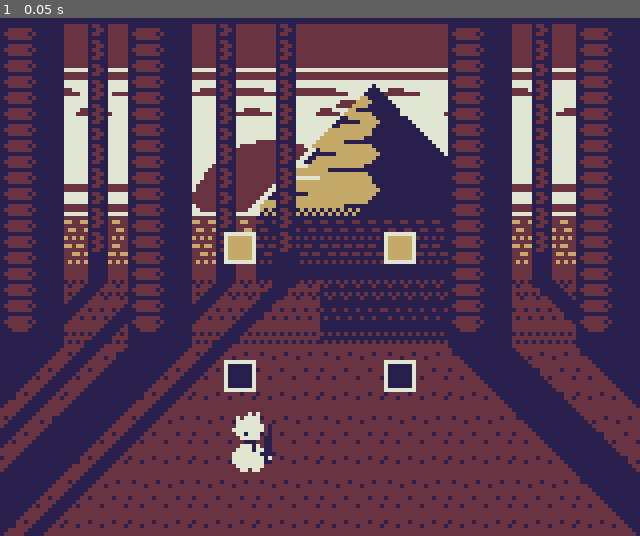
Above: before the commit, frame 1.
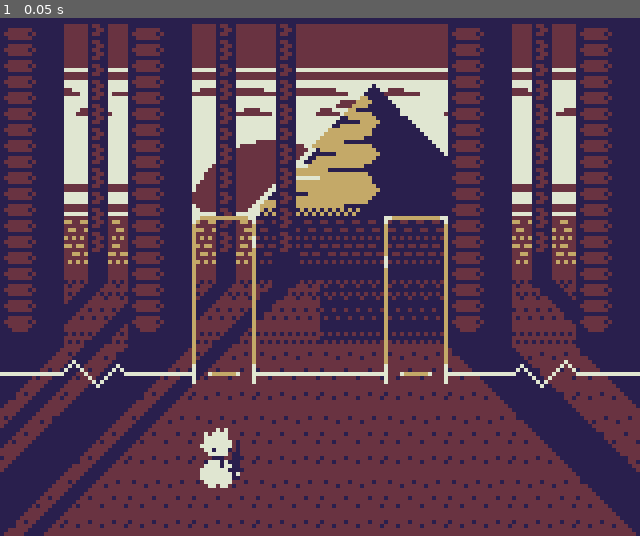
Above: after the commit, the same moment.

Repository: vakkiri/sunsetvibrations
Game: Godot game, scene res://Scenes/BattleScene.tscn
Two runs of this game, one before a commit and one after it. Both use one fixed random seed, a clock stepped at 60 frames per second and the inputs below. This scene is started directly instead of the project's main scene. Sound files missing from this copy of the repository are replaced by a short silence.
Inputs:
- Up to frame 1 (0.05 s): no input

The runs differ from the first frame. In frame 1, 3.5% of the frame differs, in the area x 0-100%, y 38-91%.
Error before the commit: Invalid get index 'visible' (on base: 'Nil'). (res://Scenes/BattleScene.gd:106)
Error after the commit: Invalid get index 'visible' (on base: 'Nil'). (res://Scenes/BattleScene.gd:120)

Commit message:
Combat updates

Diff:
--- a/Scenes/Arrow.gd
+++ b/Scenes/Arrow.gd
@@ -15,6 +15,7 @@
 
 var hit_range = 0.075
 var crit_range = 0.04
+var spam_range = 0.25
 
 const FRAMES = {
 	"DOWN": 0,
@@ -38,9 +39,15 @@
 	time = 0.0
 	start_y = position.y
 
+func cancel():
+	attack_blocked = true
+	kill()
+
 func kill():
 	if key in ["A", "B"]:
 		get_parent().monster_attack(attack_blocked)
+	elif not attack_blocked:
+		get_parent().miss()
 	queue_free()
 
 func distance() -> float:
@@ -53,21 +60,27 @@
 	return distance() < hit_range
 
 func _process(delta):
-	if active():
-		if (
-			(Input.is_action_just_pressed("ui_up") and key == "UP") or
-			(Input.is_action_just_pressed("ui_down") and key == "DOWN") or
-			(Input.is_action_just_pressed("ui_left") and key == "LEFT") or
-			(Input.is_action_just_pressed("ui_right") and key == "RIGHT")
-		):
+	if (
+		(Input.is_action_just_pressed("ui_up") and key == "UP") or
+		(Input.is_action_just_pressed("ui_down") and key == "DOWN") or
+		(Input.is_action_just_pressed("ui_left") and key == "LEFT") or
+		(Input.is_action_just_pressed("ui_right") and key == "RIGHT")
+	):
+		if active():
+			attack_blocked = true
 			if crit():
 				get_parent().score(true)
 			else:
 				get_parent().score(false)
-		if (
-			(Input.is_action_just_pressed("a") and key == "A") or
-			(Input.is_action_just_pressed("b") and key == "B")
-		):
+			kill()
+		elif distance() < spam_range:
+			get_parent().miss()
+			kill()
+	if (
+		(Input.is_action_just_pressed("a") and key == "A") or
+		(Input.is_action_just_pressed("b") and key == "B")
+	):
+		if active():
 			attack_blocked = true
 			get_parent().block()
 			kill()
--- a/Scenes/Arrow.tscn
+++ b/Scenes/Arrow.tscn
@@ -35,7 +35,9 @@
 "speed": 5.0
 } ]
 
-[node name="Arrow" type="Node2D"]
+[node name="Arrow" type="Node2D" groups=[
+"arrow",
+]]
 script = ExtResource( 2 )
 
 [node name="AnimatedSprite" type="AnimatedSprite" parent="."]
--- a/Scenes/BattleScene.gd
+++ b/Scenes/BattleScene.gd
@@ -4,6 +4,7 @@
 const ARROW = preload("res://Scenes/Arrow.tscn")
 const SCARECROW = preload("res://Scenes/ScarecrowMonster.tscn")
 const SLIME = preload("res://Scenes/Monsters/Slime.tscn")
+const TRANSITION = preload("res://Scenes/Victory.tscn")
 var bpm
 var beat_seconds
 var next_beat
@@ -15,6 +16,10 @@
 var crit_ratio = 2.0
 var song = null
 var monster
+var end_delay = 2.0
+var end_timer = end_delay
+var finished = false
+var combo = 0
 
 func set_bpm(new_bpm: float):
 	var seconds_per_beat = 60.0 / new_bpm
@@ -32,7 +37,7 @@
 		monster = SCARECROW.instance()
 	elif monster_type == "slime":
 		monster = SLIME.instance()
-	monster.position = Vector2(100, 120)
+	monster.position = Vector2(103, 124)
 	add_child(monster)
 
 func start():
@@ -67,15 +72,24 @@
 	add_child(arrow)
 
 func kill_monster():
-	get_node("/root/GameState").add_xp(monster.xp)
+	# note to reader: this used to be where you get XP
+	pass
+
+func miss():
+	combo = 0
 
 func score(crit):
 	$Player.playing = true
 	$Player.frame = 0
 	var damage = get_node("/root/GameState").player_attack
+	var xp = (combo * 2) + 1
 	if crit:
 		damage *= crit_ratio
+		xp *= 2
+	get_node("/root/GameState").add_xp(xp)
 	monster.hit(damage)
+	if combo < 5:
+		combo += 1
 
 func block():
 	$BattleMessage.block()
@@ -121,5 +135,16 @@
 				_spawn_arrow()
 
 		var active_arrow = "NONE"
-	else:
-		end_battle()
+	elif not finished:
+		$Player.playing = true
+		$Player.animation = "victory"
+		if end_timer == end_delay:
+			for child in get_children():
+				if child.is_in_group("arrow"):
+					child.cancel()
+
+		end_timer -= delta
+		if end_timer <= 0:
+			finished = true
+			var transition = TRANSITION.instance()
+			get_parent().add_child(transition)
--- a/Scenes/BattleScene.tscn
+++ b/Scenes/BattleScene.tscn
@@ -11,30 +11,43 @@
 
 [sub_resource type="AtlasTexture" id=1]
 atlas = ExtResource( 5 )
-region = Rect2( 0, 16, 16, 16 )
+region = Rect2( 0, 0, 16, 16 )
 
 [sub_resource type="AtlasTexture" id=2]
 atlas = ExtResource( 5 )
-region = Rect2( 16, 16, 16, 16 )
+region = Rect2( 16, 0, 16, 16 )
+
+[sub_resource type="AtlasTexture" id=6]
+atlas = ExtResource( 5 )
+region = Rect2( 0, 80, 16, 16 )
+
+[sub_resource type="AtlasTexture" id=7]
+atlas = ExtResource( 5 )
+region = Rect2( 16, 80, 16, 16 )
 
 [sub_resource type="AtlasTexture" id=3]
 atlas = ExtResource( 5 )
-region = Rect2( 0, 0, 16, 16 )
+region = Rect2( 0, 16, 16, 16 )
 
 [sub_resource type="AtlasTexture" id=4]
 atlas = ExtResource( 5 )
-region = Rect2( 16, 0, 16, 16 )
+region = Rect2( 16, 16, 16, 16 )
 
 [sub_resource type="SpriteFrames" id=5]
 animations = [ {
-"frames": [ SubResource( 1 ), SubResource( 2 ) ],
+"frames": [ SubResource( 1 ), SubResource( 2 ), SubResource( 1 ) ],
+"loop": false,
+"name": "attack",
+"speed": 5.0
+}, {
+"frames": [ SubResource( 6 ), SubResource( 7 ) ],
+"loop": true,
+"name": "victory",
+"speed": 5.0
+}, {
+"frames": [ SubResource( 3 ), SubResource( 4 ) ],
 "loop": true,
 "name": "idle",
-"speed": 5.0
-}, {
-"frames": [ SubResource( 3 ), SubResource( 4 ), SubResource( 3 ) ],
-"loop": false,
-"name": "attack",
 "speed": 5.0
 } ]
 
@@ -56,12 +69,15 @@
 stream = ExtResource( 8 )
 
 [node name="PlayerArrowBox" parent="." instance=ExtResource( 4 )]
-position = Vector2( 56, 100 )
+visible = false
+position = Vector2( 52, 100 )
 
 [node name="MonsterArrowBox" parent="." instance=ExtResource( 4 )]
-position = Vector2( 96, 100 )
+visible = false
+position = Vector2( 100, 100 )
 
 [node name="TextureRect2" type="TextureRect" parent="."]
+visible = false
 margin_left = 56.0
 margin_top = 68.0
 margin_right = 96.0
@@ -72,6 +88,7 @@
 }
 
 [node name="TextureRect3" type="TextureRect" parent="."]
+visible = false
 margin_left = 96.0
 margin_top = 68.0
 margin_right = 136.0
@@ -82,9 +99,9 @@
 }
 
 [node name="Player" type="AnimatedSprite" parent="."]
-position = Vector2( 64, 120 )
+position = Vector2( 56, 124 )
 frames = SubResource( 5 )
 animation = "attack"
 
 [node name="BattleMessage" parent="." instance=ExtResource( 9 )]
-position = Vector2( 81, 115 )
+position = Vector2( 79, 124 )
--- a/Scenes/Monsters/Slime.tscn
+++ b/Scenes/Monsters/Slime.tscn
@@ -5,38 +5,37 @@
 
 [sub_resource type="AtlasTexture" id=1]
 atlas = ExtResource( 2 )
-region = Rect2( 0, 0, 16, 16 )
+region = Rect2( 0, 16, 16, 16 )
 
 [sub_resource type="AtlasTexture" id=2]
 atlas = ExtResource( 2 )
-region = Rect2( 16, 0, 16, 16 )
+region = Rect2( 16, 16, 16, 16 )
 
 [sub_resource type="AtlasTexture" id=3]
 atlas = ExtResource( 2 )
-region = Rect2( 0, 16, 16, 16 )
+region = Rect2( 0, 0, 16, 16 )
 
 [sub_resource type="AtlasTexture" id=4]
 atlas = ExtResource( 2 )
-region = Rect2( 16, 16, 16, 16 )
+region = Rect2( 16, 0, 16, 16 )
 
 [sub_resource type="SpriteFrames" id=5]
 animations = [ {
 "frames": [ SubResource( 1 ), SubResource( 2 ) ],
 "loop": true,
-"name": "idle",
+"name": "attack",
 "speed": 5.0
 }, {
 "frames": [ SubResource( 3 ), SubResource( 4 ) ],
 "loop": true,
-"name": "attack",
+"name": "idle",
 "speed": 5.0
 } ]
 
 [node name="Monster" instance=ExtResource( 1 )]
-health = 25
+health = 45
 
 [node name="AnimatedSprite" parent="." index="0"]
 frames = SubResource( 5 )
 animation = "attack"
-frame = 1
 playing = true
--- a/Scenes/Overworld.tscn
+++ b/Scenes/Overworld.tscn
@@ -18,40 +18,40 @@
 [sub_resource type="ConvexPolygonShape2D" id=3]
 points = PoolVector2Array( 0, 0, 16, 0, 16, 16, 0, 16 )
 
+[sub_resource type="ConvexPolygonShape2D" id=4]
+points = PoolVector2Array( 0, 0, 16, 0, 16, 16, 0, 16 )
+
+[sub_resource type="ConvexPolygonShape2D" id=5]
+points = PoolVector2Array( 0, 0, 16, 0, 16, 16, 0, 16 )
+
+[sub_resource type="ConvexPolygonShape2D" id=6]
+points = PoolVector2Array( 0, 0, 16, 0, 16, 16, 0, 16 )
+
+[sub_resource type="ConvexPolygonShape2D" id=7]
+points = PoolVector2Array( 0, 0, 16, 0, 16, 16, 0, 16 )
+
+[sub_resource type="ConvexPolygonShape2D" id=8]
+points = PoolVector2Array( 0, 0, 16, 0, 16, 16, 0, 16 )
+
+[sub_resource type="ConvexPolygonShape2D" id=9]
+points = PoolVector2Array( 0, 0, 16, 0, 16, 16, 0, 16 )
+
+[sub_resource type="ConvexPolygonShape2D" id=10]
+points = PoolVector2Array( 0, 0, 16, 0, 16, 16, 0, 16 )
+
+[sub_resource type="ConvexPolygonShape2D" id=11]
+points = PoolVector2Array( 0, 0, 16, 0, 16, 16, 0, 16 )
+
+[sub_resource type="ConvexPolygonShape2D" id=12]
+points = PoolVector2Array( 0, 0, 16, 0, 16, 16, 0, 16 )
+
+[sub_resource type="ConvexPolygonShape2D" id=13]
+points = PoolVector2Array( 0, 0, 16, 0, 16, 16, 0, 16 )
+
 [sub_resource type="ConvexPolygonShape2D" id=14]
 points = PoolVector2Array( 0, 0, 16, 0, 16, 16, 0, 16 )
 
-[sub_resource type="ConvexPolygonShape2D" id=15]
-points = PoolVector2Array( 0, 0, 16, 0, 16, 16, 0, 16 )
-
-[sub_resource type="ConvexPolygonShape2D" id=16]
-points = PoolVector2Array( 0, 0, 16, 0, 16, 16, 0, 16 )
-
-[sub_resource type="ConvexPolygonShape2D" id=4]
-points = PoolVector2Array( 0, 0, 16, 0, 16, 16, 0, 16 )
-
-[sub_resource type="ConvexPolygonShape2D" id=5]
-points = PoolVector2Array( 0, 0, 16, 0, 16, 16, 0, 16 )
-
-[sub_resource type="ConvexPolygonShape2D" id=6]
-points = PoolVector2Array( 0, 0, 16, 0, 16, 16, 0, 16 )
-
-[sub_resource type="ConvexPolygonShape2D" id=7]
-points = PoolVector2Array( 0, 0, 16, 0, 16, 16, 0, 16 )
-
-[sub_resource type="ConvexPolygonShape2D" id=8]
-points = PoolVector2Array( 0, 0, 16, 0, 16, 16, 0, 16 )
-
-[sub_resource type="ConvexPolygonShape2D" id=9]
-points = PoolVector2Array( 0, 0, 16, 0, 16, 16, 0, 16 )
-
-[sub_resource type="ConvexPolygonShape2D" id=10]
-points = PoolVector2Array( 0, 0, 16, 0, 16, 16, 0, 16 )
-
-[sub_resource type="ConvexPolygonShape2D" id=11]
-points = PoolVector2Array( 0, 0, 16, 0, 16, 16, 0, 16 )
-
-[sub_resource type="TileSet" id=12]
+[sub_resource type="TileSet" id=15]
 0/name = "tiles.png 0"
 0/texture = ExtResource( 1 )
 0/tex_offset = Vector2( 0, 0 )
@@ -417,4 +417,5 @@
 
 [node name="JumpingCamera" parent="." instance=ExtResource( 7 )]
 position = Vector2( 0, 144 )
+
 [connection signal="body_entered" from="ScarecrowTrigger" to="." method="_on_ScarecrowTrigger_body_entered"]
--- a/Scenes/OverworldMonster.gd
+++ b/Scenes/OverworldMonster.gd
@@ -6,6 +6,8 @@
 export var speed = 24.0
 
 var active = false
+var dead = false
+var remove_timer = 1.0
 
 func player_position():
 	return get_parent().get_node("Player").position
@@ -23,20 +25,24 @@
 
 # Called every frame. 'delta' is the elapsed time since the previous frame.
 func _process(delta):
-	var movement = Vector2(0, 0)
-	if near_player() and active and not get_parent().in_battle:
-		if position.x < player_position().x:
-			movement.x = speed
-		elif position.x > player_position().x:
-			movement.x = -speed
-		if position.y < player_position().y:
-			movement.y = speed
-		elif position.y > player_position().y:
-			movement.y = -speed
-	move_and_slide(movement)
-
+	if not dead:
+		var movement = Vector2(0, 0)
+		if near_player() and active and not get_parent().in_battle:
+			if position.x < player_position().x:
+				movement.x = speed
+			elif position.x > player_position().x:
+				movement.x = -speed
+			if position.y < player_position().y:
+				movement.y = speed
+			elif position.y > player_position().y:
+				movement.y = -speed
+		move_and_slide(movement)
+	else:
+		remove_timer -= delta
+		if remove_timer <= 0:
+			queue_free()
 
 func _on_Area2D_body_entered(body):
 	if body.name == "Player" and type != "no_type":
 		get_parent().start_battle(type)
-		queue_free()
+		dead = true
--- a/Scenes/OverworldMonster.tscn
+++ b/Scenes/OverworldMonster.tscn
@@ -12,4 +12,5 @@
 [node name="CollisionShape2D" type="CollisionShape2D" parent="Area2D"]
 
 [node name="CollisionShape2D" type="CollisionShape2D" parent="."]
+
 [connection signal="body_entered" from="Area2D" to="." method="_on_Area2D_body_entered"]
--- a/Scenes/UIBar.gd
+++ b/Scenes/UIBar.gd
@@ -18,7 +18,7 @@
 	if $XPBar.points[1].x < target_width():
 		$XPBar.points[1].x += 32 * delta
 	else:
-		$XPBar.points[1].x = int(target_width())
+		$XPBar.points[1].x = target_width()
 
 	# Update hp
 	$Health.set_text(str(get_node("/root/GameState").player_health))
--- /dev/null
+++ b/Scenes/Victory.gd
@@ -0,0 +1,29 @@
+extends CanvasLayer
+
+var duration = 2.0
+var time = 0.0
+var starts = []
+var pause_time = 0.5
+var paused = false
+var finished = false
+
+# Called when the node enters the scene tree for the first time.
+func _ready():
+	for child in get_children():
+		starts.push_back(child.rect_position.x)
+
+
+# Called every frame. 'delta' is the elapsed time since the previous frame.
+func _process(delta):
+	var ratio = (time/duration) * 4.0
+	if ratio > PI/2 and pause_time > 0.0:
+		pause_time -= delta
+		if not paused:
+			get_parent().end_battle()
+			paused = true
+	else:
+		time += delta
+		for i in range(len(get_children())):
+			get_child(i).rect_position.x = starts[i] - starts[i] * sin(ratio)
+		if time >= duration:
+			queue_free()
--- /dev/null
+++ b/Scenes/Victory.tscn
@@ -0,0 +1,50 @@
+[gd_scene load_steps=6 format=2]
+
+[ext_resource path="res://Assets/Art/VICTORY.png" type="Texture" id=1]
+[ext_resource path="res://Assets/Art/battle-bottom.png" type="Texture" id=2]
+[ext_resource path="res://Assets/Art/battle-top.png" type="Texture" id=3]
+[ext_resource path="res://Scenes/Victory.gd" type="Script" id=4]
+[ext_resource path="res://Assets/Art/battle-middle.png" type="Texture" id=5]
+
+[node name="BattleStart" type="CanvasLayer"]
+script = ExtResource( 4 )
+
+[node name="Top" type="TextureRect" parent="."]
+margin_left = 320.0
+margin_top = 16.0
+margin_right = 480.0
+margin_bottom = 65.0
+texture = ExtResource( 3 )
+__meta__ = {
+"_edit_use_anchors_": false
+}
+
+[node name="Bottom" type="TextureRect" parent="."]
+margin_left = 320.0
+margin_top = 81.0
+margin_right = 480.0
+margin_bottom = 144.0
+texture = ExtResource( 2 )
+__meta__ = {
+"_edit_use_anchors_": false
+}
+
+[node name="Middle" type="TextureRect" parent="."]
+margin_left = 160.0
+margin_top = 63.0
+margin_right = 320.0
+margin_bottom = 103.0
+texture = ExtResource( 5 )
+__meta__ = {
+"_edit_use_anchors_": false
+}
+
+[node name="Text" type="TextureRect" parent="."]
+margin_left = 288.0
+margin_top = 62.84
+margin_right = 448.0
+margin_bottom = 102.84
+texture = ExtResource( 1 )
+__meta__ = {
+"_edit_use_anchors_": false
+}
--- a/project.godot
+++ b/project.godot
@@ -10,7 +10,6 @@
 
 _global_script_classes=[  ]
 _global_script_class_icons={
-
 }
 
 [application]
Binary file added: Assets/Art/VICTORY.png
Not shown, added: Assets/Art/VICTORY.png.import
Binary file changed: Assets/Art/background.png
Binary file changed: Assets/Art/player.png
Not shown, changed: Assets/Music/slime.wav.import
Not shown: 1 places in Scenes/BattleScene.tscn that only renumber resources
Not shown: 13 places in Scenes/Overworld.tscn that only renumber resources
